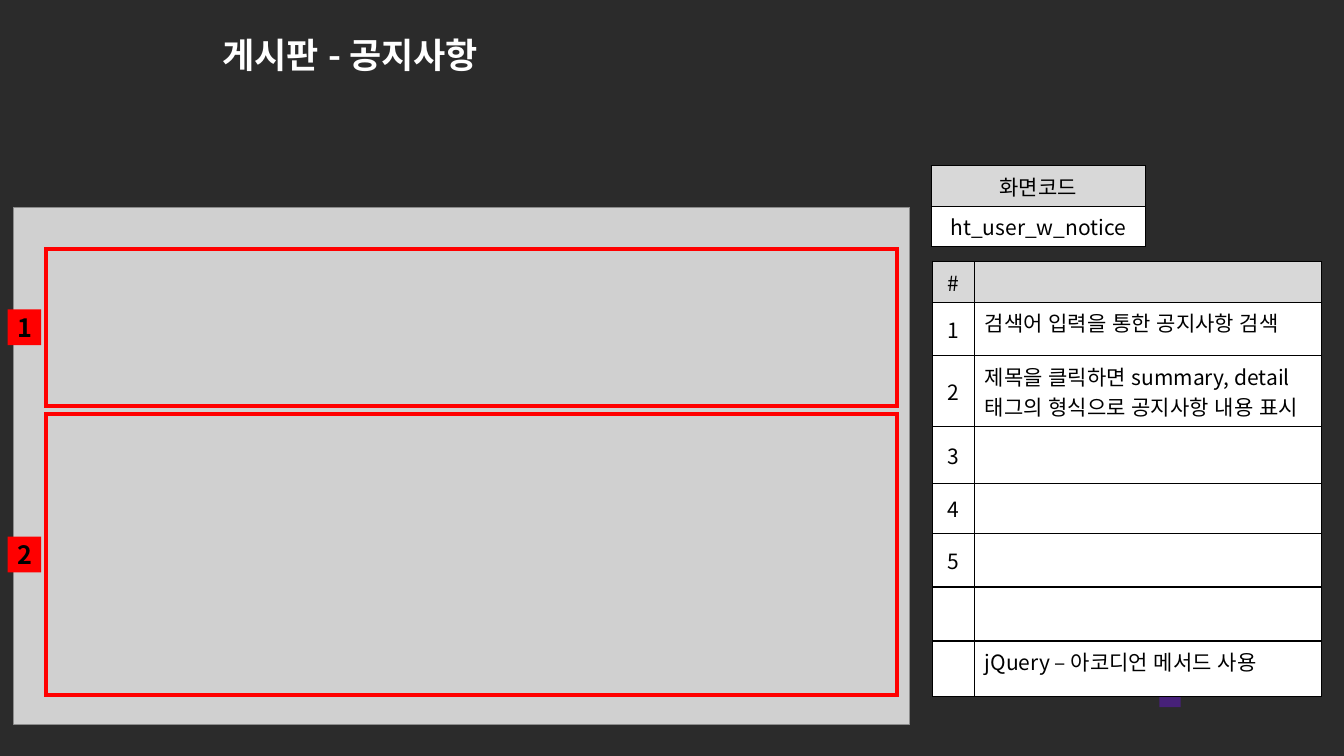
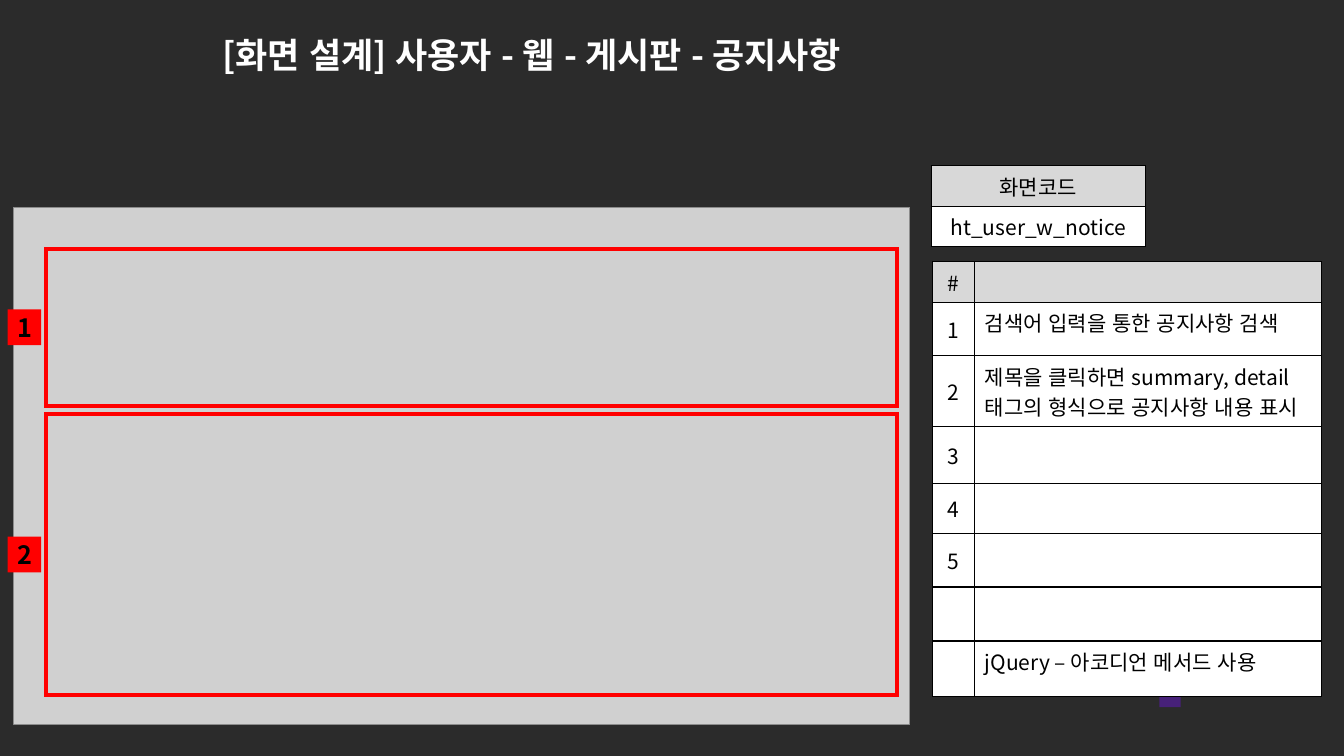
Before and after one commit to ezenteam2/e-Zone, a slide deck: slide 2 of 0 발표용 파워포인트/project05 - 파워포인트 종합 - 현태.pptx. Drawn at 1344x756 pixels with LibreOffice and Linux fonts; fonts in the diff are those of the drawing; grey boxes stand for pictures; background and template pictures are left out; a plain dark background stands for a picture behind light text. Boxes give left, top, right and bottom in pixels: in the first picture for what was removed or moved away, otherwise in the second. Text is boxed around its words. In the diff, an @@ line names an element or a change of style, - is before the commit and + after.

```diff
--- a/0 발표용 파워포인트/project05 - 파워포인트 종합 - 현태.pptx
+++ b/0 발표용 파워포인트/project05 - 파워포인트 종합 - 현태.pptx
@@ title at (222, 38, 841, 74): text changed @@
-게시판 - 공지사항
+[화면 설계] 사용자 - 웹 - 게시판 - 공지사항
```
Also in this commit, not shown: 19 other slides changed, 1 other file.
